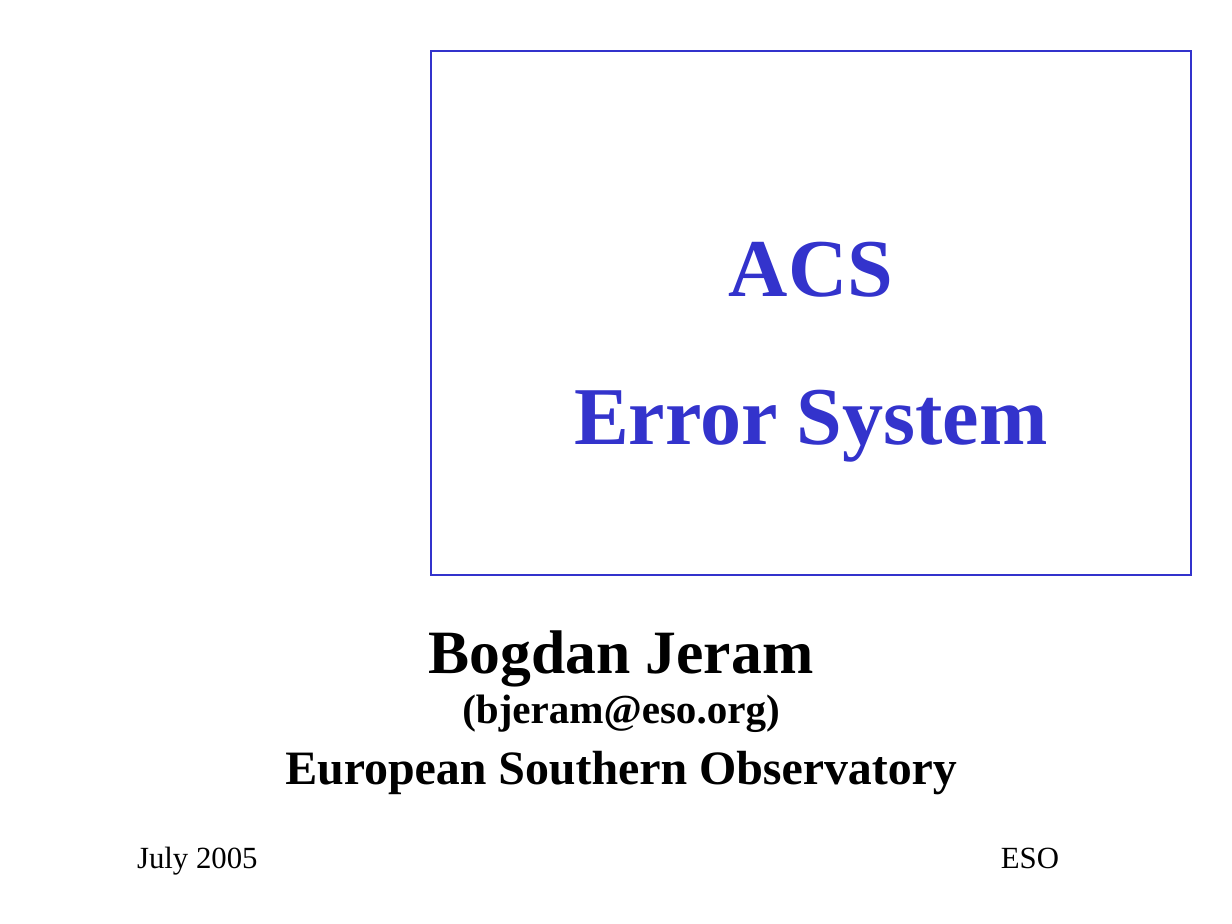
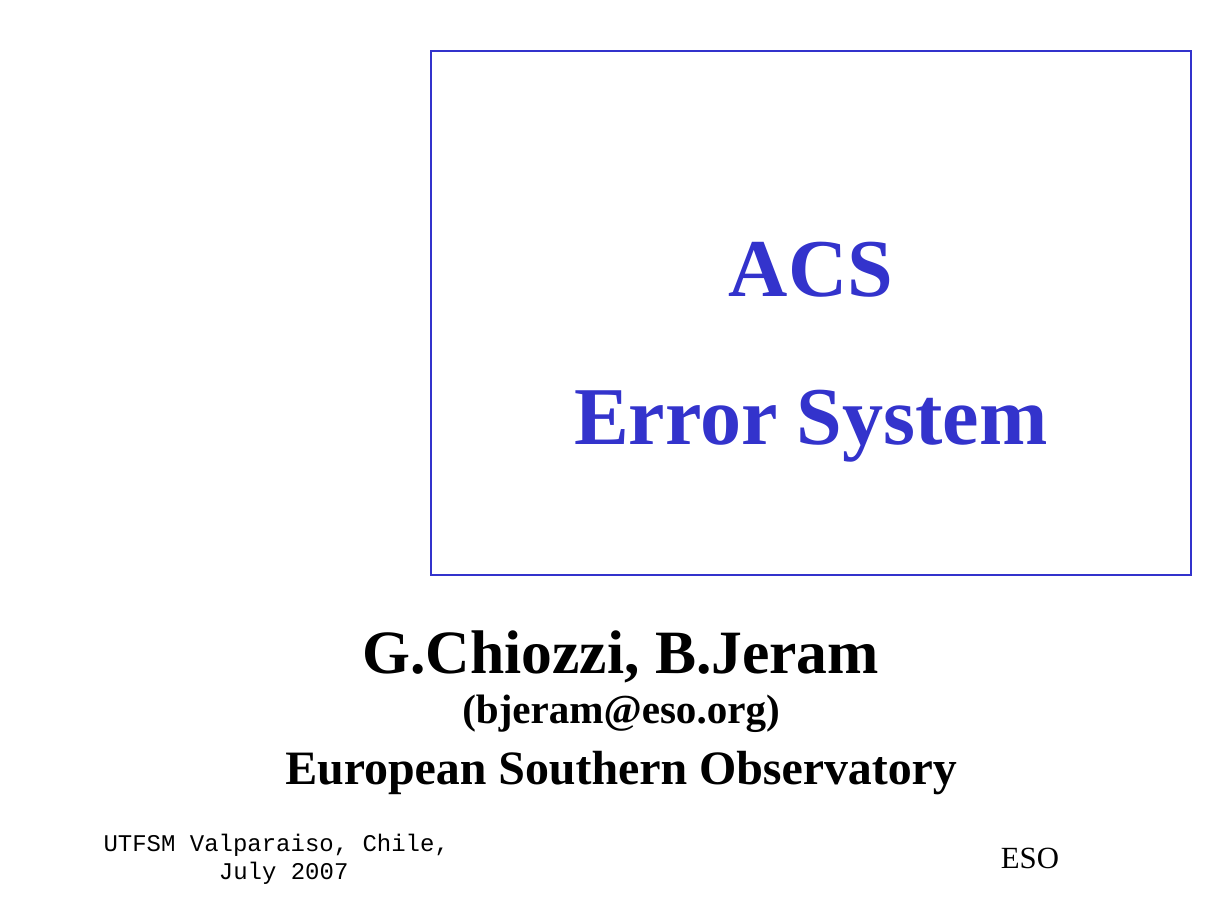
Before and after one commit to ACS-Community/ACS, a slide deck: slide 1 of Documents/ACS-Course/ACSCourse-ErrorSystem.ppt. Drawn at 1232x924 pixels with LibreOffice and Linux fonts; fonts in the diff are those of the drawing; background and template pictures are left out. Boxes give left, top, right and bottom in pixels: in the first picture for what was removed or moved away, otherwise in the second. Text is boxed around its words. In the diff, an @@ line names an element or a change of style, - is before the commit and + after.

Commit message:
More updates for ACS Workshop/Course in Valparaiso.

```diff
--- a/Documents/ACS-Course/ACSCourse-ErrorSystem.ppt
+++ b/Documents/ACS-Course/ACSCourse-ErrorSystem.ppt
@@ subtitle at [363,630,879,683]: text changed @@
-Bogdan Jeram
+G.Chiozzi, B.Jeram
@@ text at [104,833,449,884]: text changed; size 18 to 14 pt; font Times New Roman to Courier New @@
-July 2005
+UTFSM Valparaiso, Chile,
+July 2007
```
Also in this commit, not shown: 2 other slides changed, 1 slide removed, 2 other files.
